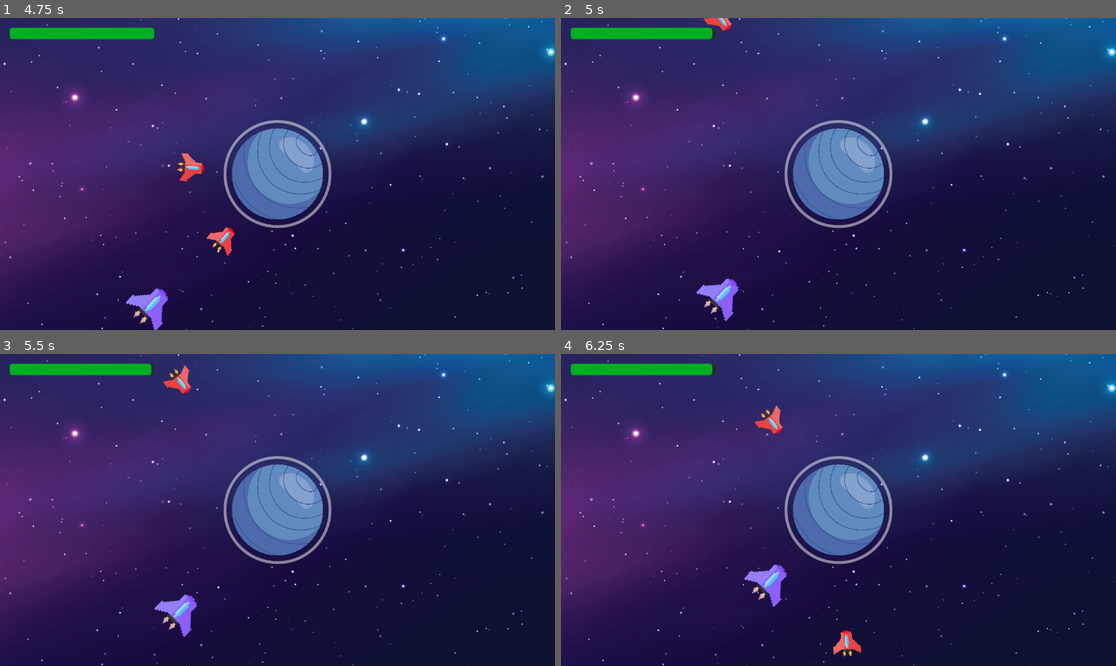
Above: before the commit, frames 1-4 (two rows, left to right).
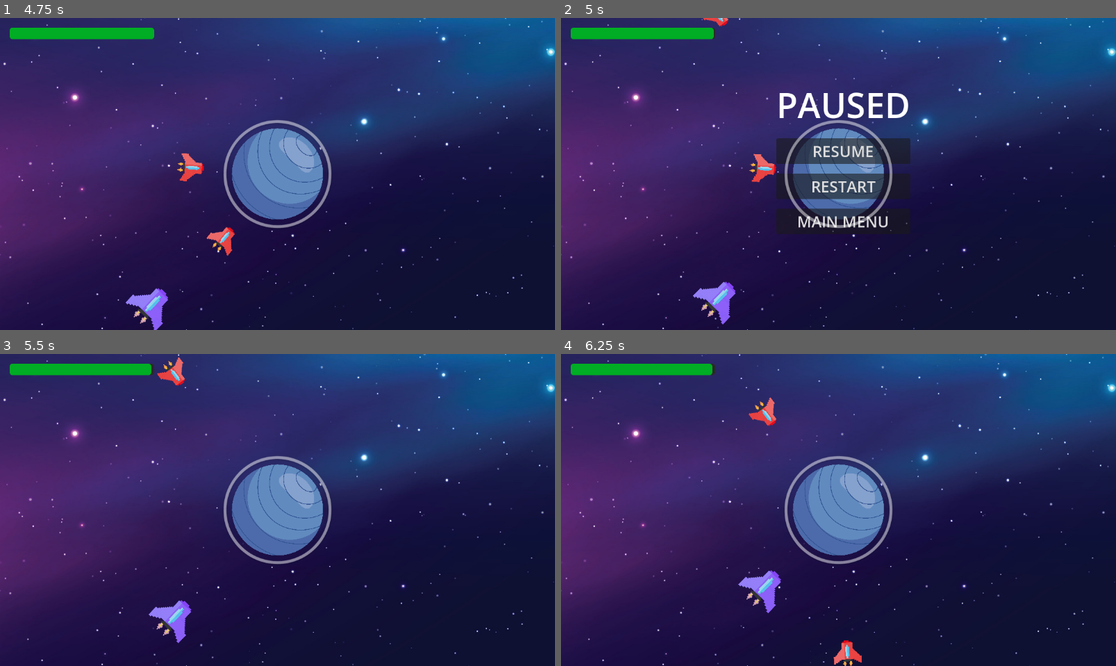
Above: after the commit, the same moments.

Repository: Affirmadrip/orbital-shield-defense
Game: Godot game, scene res://scenes/main_menu.tscn
Same seed, same stepped clock (60 frames per second), same inputs: the game is played once before the commit and once after it.
Inputs (mouse positions are in pixels of both pictures, inside the frame that each line leads up to):
- Up to frame 1 (4.75 s): click "Start game" at 0.5 s; tap Enter at 1.25 s
- Up to frame 2 (5 s): tap Escape (ui_cancel) at 4.9 s
- Up to frame 3 (5.5 s): click (283, 488) at 5 s, where only the run after the commit has a clickable "RESUME"
- Up to frame 4 (6.25 s): no input

Frame 1 is identical in both runs. In frame 2, 6.5% of the frame differs, in the area x 23-63%, y 0-99%; in frame 3, 0.9%; in frame 4, 1.3%.

Commit message:
pause & menu

Diff:
--- a/scenes/main_menu.tscn
+++ b/scenes/main_menu.tscn
@@ -54,6 +54,9 @@
 [sub_resource type="StyleBoxLine" id="StyleBoxLine_jix8l"]
 color = Color(0, 0.7019608, 0.8784314, 1)
 thickness = 8
+
+[sub_resource type="StyleBoxFlat" id="StyleBoxFlat_8ln24"]
+bg_color = Color(0, 0, 0, 1)
 
 [node name="MainMenu" type="Control"]
 layout_mode = 3
@@ -386,12 +389,55 @@
 theme_override_font_sizes/font_size = 20
 text = "Sound effect"
 
+[node name="Credits" type="Panel" parent="."]
+layout_mode = 1
+anchors_preset = 15
+anchor_right = 1.0
+anchor_bottom = 1.0
+grow_horizontal = 2
+grow_vertical = 2
+theme_override_styles/panel = SubResource("StyleBoxFlat_8ln24")
+
+[node name="Label" type="Label" parent="Credits"]
+layout_mode = 0
+offset_left = 153.0
+offset_top = 57.0
+offset_right = 904.0
+offset_bottom = 520.0
+text = "something..."
+
+[node name="Button5" type="Button" parent="Credits"]
+layout_mode = 1
+anchors_preset = 8
+anchor_left = 0.5
+anchor_top = 0.5
+anchor_right = 0.5
+anchor_bottom = 0.5
+offset_left = -114.25
+offset_top = 218.5
+offset_right = 114.25
+offset_bottom = 263.5
+grow_horizontal = 2
+grow_vertical = 2
+size_flags_vertical = 3
+theme_override_colors/font_color = Color(0, 0, 0, 1)
+theme_override_colors/font_focus_color = Color(0, 0, 0, 1)
+theme_override_colors/font_pressed_color = Color(0, 0, 0, 1)
+theme_override_colors/font_hover_color = Color(0, 0, 0, 1)
+theme_override_font_sizes/font_size = 30
+theme_override_styles/normal = SubResource("StyleBoxFlat_rhts7")
+theme_override_styles/pressed = SubResource("StyleBoxFlat_06t4h")
+theme_override_styles/hover = SubResource("StyleBoxFlat_fu7sn")
+theme_override_styles/focus = SubResource("StyleBoxEmpty_06t4h")
+text = "Exit"
+
 [connection signal="pressed" from="MainButtons/Button" to="." method="_on_start_pressed"]
 [connection signal="pressed" from="MainButtons/Button2" to="." method="_on_tutorial_pressed"]
 [connection signal="pressed" from="MainButtons/Button3" to="." method="_on_settings_pressed"]
-[connection signal="pressed" from="MainButtons/Button4" to="." method="_on_credits_4_pressed"]
+[connection signal="pressed" from="MainButtons/Button4" to="." method="_on_credits_pressed"]
 [connection signal="pressed" from="MainButtons/Button5" to="." method="_on_exit_pressed"]
 [connection signal="pressed" from="Tutorial/Button5" to="." method="_on_back_tutorial_pressed"]
 [connection signal="pressed" from="Settings/Label/Button5" to="." method="_on_back_settings_pressed"]
 [connection signal="value_changed" from="Settings/AudioControl" to="Settings/AudioControl" method="_on_value_changed"]
 [connection signal="value_changed" from="Settings/AudioControl/AudioControl" to="Settings/AudioControl/AudioControl" method="_on_value_changed"]
+[connection signal="pressed" from="Credits/Button5" to="." method="_on_back_credits_pressed"]
--- /dev/null
+++ b/scenes/pause_menu.gd
@@ -0,0 +1,30 @@
+extends Control
+
+var pause_toggle = false
+
+func _ready() -> void:
+	self.visible = false
+	process_mode = Node.PROCESS_MODE_ALWAYS
+
+func _input(event: InputEvent) -> void:
+	if event.is_action_pressed("ui_cancel"):
+		pause_and_unpause()
+
+func pause_and_unpause():
+	pause_toggle = !pause_toggle
+	get_tree().paused = pause_toggle
+	self.visible = pause_toggle
+
+
+func _on_resume_button_pressed() -> void:
+	pause_and_unpause()
+
+
+func _on_restart_button_pressed() -> void:
+	get_tree().paused = false
+	get_tree().reload_current_scene()
+
+
+func _on_mainmenu_button_pressed() -> void:
+	get_tree().paused = false
+	get_tree().change_scene_to_file("res://scenes/main_menu.tscn")
--- a/scenes/stage.tscn
+++ b/scenes/stage.tscn
@@ -1,10 +1,11 @@
-[gd_scene load_steps=9 format=3 uid="uid://cmvq5kt4ay345"]
+[gd_scene load_steps=10 format=3 uid="uid://cmvq5kt4ay345"]
 
 [ext_resource type="Script" uid="uid://xc8hqe4vhw4a" path="res://scripts/stage.gd" id="1_gi7kc"]
 [ext_resource type="PackedScene" uid="uid://cpieuoc22whp5" path="res://scenes/alien.tscn" id="2_kewym"]
-[ext_resource type="Texture2D" uid="uid://cspicqwmjsuwg" path="res://art/background_stage.jpg" id="3_6c5u0"]
-[ext_resource type="Texture2D" uid="uid://ck3ve4nuhibu6" path="res://art/blue_planet.png" id="4_vcsse"]
-[ext_resource type="Texture2D" uid="uid://dk2u11c8pyjh8" path="res://art/barrier_ring.png" id="5_vcsse"]
+[ext_resource type="Texture2D" uid="uid://c511g31eyca0" path="res://art/background_stage.jpg" id="3_6c5u0"]
+[ext_resource type="Texture2D" uid="uid://52r4h4ftbux" path="res://art/blue_planet.png" id="4_vcsse"]
+[ext_resource type="Texture2D" uid="uid://bb63e8j77ko0r" path="res://art/barrier_ring.png" id="5_vcsse"]
+[ext_resource type="Script" uid="uid://c8q75s4icx13q" path="res://scenes/pause_menu.gd" id="6_2so7o"]
 
 [sub_resource type="CircleShape2D" id="CircleShape2D_gi7kc"]
 radius = 112.23
@@ -75,4 +76,51 @@
 [node name="Center" type="Marker2D" parent="."]
 position = Vector2(581, 316)
 
+[node name="PauseMenu" type="Control" parent="."]
+layout_mode = 3
+anchors_preset = 0
+offset_right = 40.0
+offset_bottom = 40.0
+script = ExtResource("6_2so7o")
+
+[node name="VBoxContainer" type="VBoxContainer" parent="PauseMenu"]
+layout_mode = 1
+anchors_preset = 8
+anchor_left = 0.5
+anchor_top = 0.5
+anchor_right = 0.5
+anchor_bottom = 0.5
+offset_left = 427.0
+offset_top = 111.0
+offset_right = 705.0
+offset_bottom = 467.0
+grow_horizontal = 2
+grow_vertical = 2
+theme_override_constants/separation = 20
+
+[node name="PauseLabel" type="Label" parent="PauseMenu/VBoxContainer"]
+layout_mode = 2
+size_flags_horizontal = 4
+theme_override_font_sizes/font_size = 72
+text = "PAUSED"
+horizontal_alignment = 1
+
+[node name="ResumeButton" type="Button" parent="PauseMenu/VBoxContainer"]
+layout_mode = 2
+theme_override_font_sizes/font_size = 32
+text = "RESUME"
+
+[node name="RestartButton" type="Button" parent="PauseMenu/VBoxContainer"]
+layout_mode = 2
+theme_override_font_sizes/font_size = 32
+text = "RESTART"
+
+[node name="MainmenuButton" type="Button" parent="PauseMenu/VBoxContainer"]
+layout_mode = 2
+theme_override_font_sizes/font_size = 32
+text = "MAIN MENU"
+
 [connection signal="area_entered" from="Barrier" to="." method="_on_barrier_area_entered"]
+[connection signal="pressed" from="PauseMenu/VBoxContainer/ResumeButton" to="PauseMenu" method="_on_resume_button_pressed"]
+[connection signal="pressed" from="PauseMenu/VBoxContainer/RestartButton" to="PauseMenu" method="_on_restart_button_pressed"]
+[connection signal="pressed" from="PauseMenu/VBoxContainer/MainmenuButton" to="PauseMenu" method="_on_mainmenu_button_pressed"]
--- a/scripts/main_menu.gd
+++ b/scripts/main_menu.gd
@@ -3,6 +3,7 @@
 @onready var main_buttons: VBoxContainer = $MainButtons
 @onready var settings: Panel = $Settings
 @onready var tutorial: Panel = $Tutorial
+@onready var credits: Panel = $Credits
 
 
 # Called when the node enters the scene tree for the first time.
@@ -10,6 +11,8 @@
 	main_buttons.visible = true
 	settings.visible = false
 	tutorial.visible = false
+	credits.visible = false
+
 
 # Called every frame. 'delta' is the elapsed time since the previous frame.
 func _process(delta: float) -> void:
@@ -36,8 +39,13 @@
 func _on_back_settings_pressed() -> void:
 	_ready()
 
-func _on_credits_4_pressed() -> void:
-	pass # Replace with function body.
+func _on_credits_pressed() -> void:
+	print("Settings pressed")
+	main_buttons.visible = false
+	credits.visible = true
+
+func _on_back_credits_pressed() -> void:
+	_ready()
 
 
 func _on_exit_pressed() -> void:
Not shown: 1 places in scenes/main_menu.tscn that only renumber resources
Not shown, added: scenes/pause_menu.gd.uid
